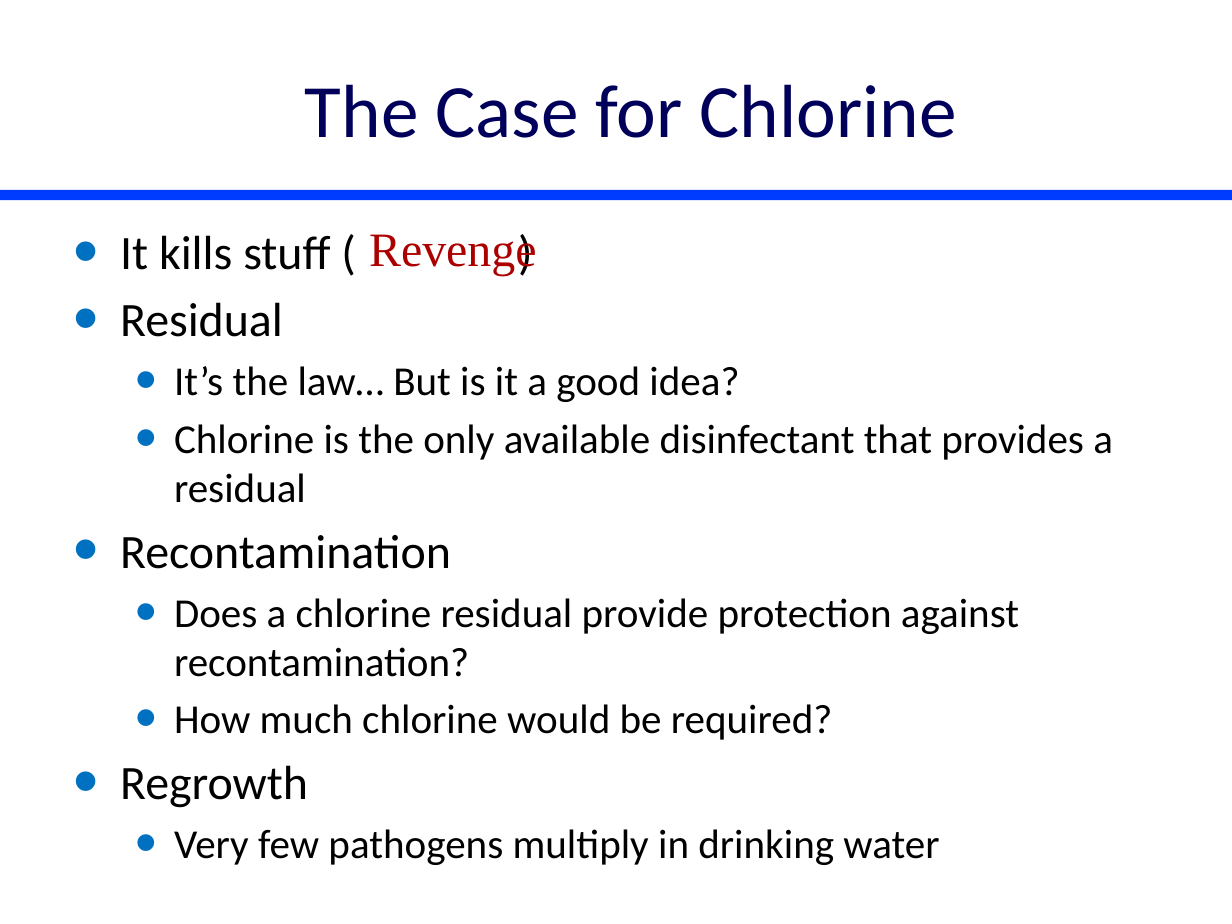
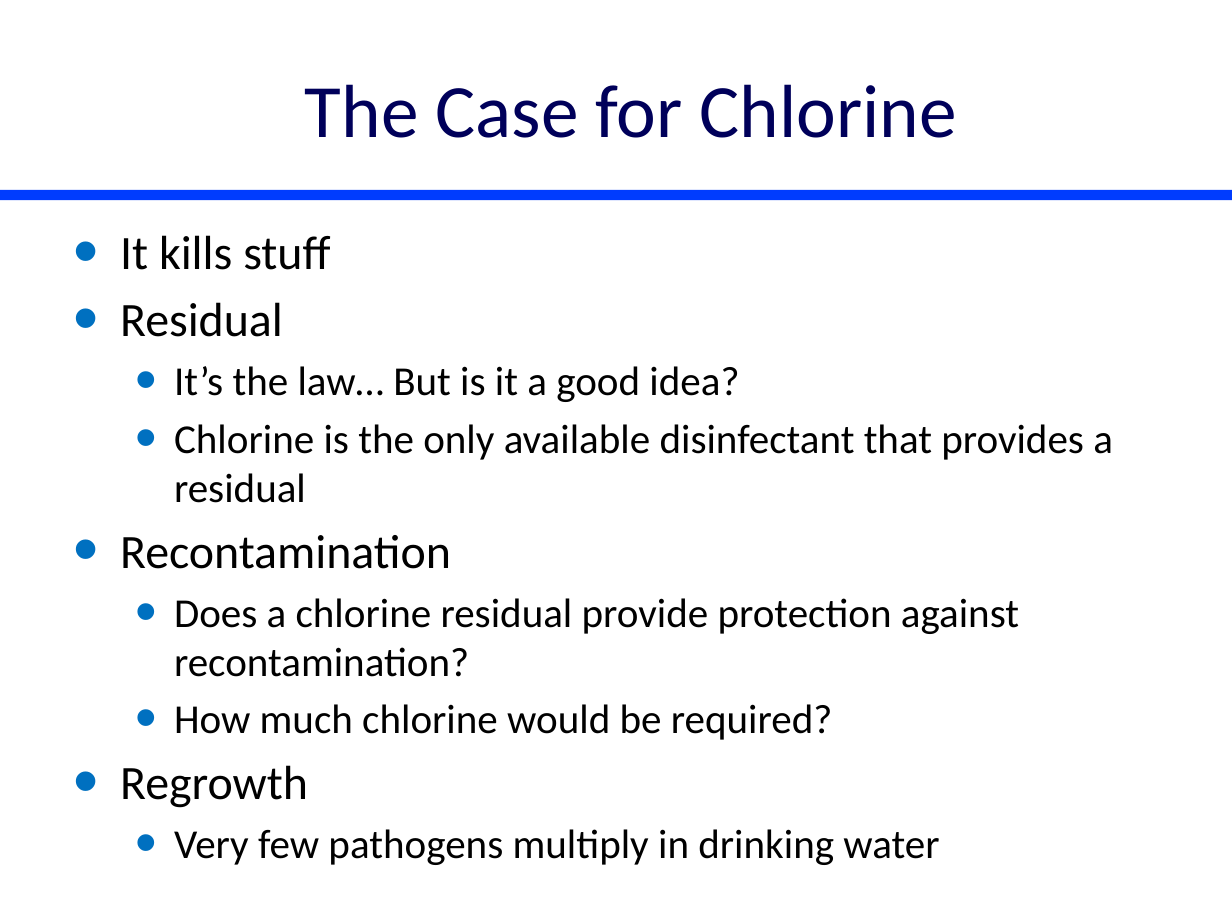
Before and after one commit to monroews/CEE4520Lectures, a slide deck: slide 2 of Disinfection.pptx. Drawn at 1232x924 pixels with LibreOffice and Linux fonts; fonts in the diff are those of the drawing. Boxes give left, top, right and bottom in pixels: in the first picture for what was removed or moved away, otherwise in the second. Text is boxed around its words. In the diff, an @@ line names an element or a change of style, - is before the commit and + after.

```diff
--- a/Disinfection.pptx
+++ b/Disinfection.pptx
@@ text removed at (369,234,536,276) @@
-Revenge
```
Also in this commit, not shown: 6 other slides changed.
